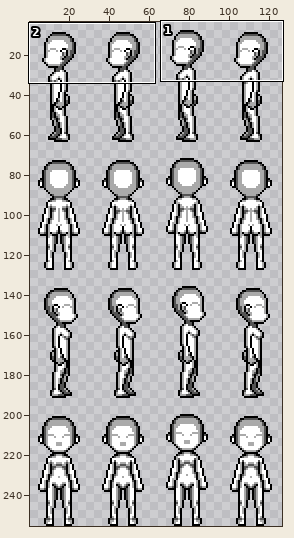
Two versions of one sprite sheet, Assets/Character/Female/AvThn/Body/Female_AvThn_Body_Idle.png. Above: a wide view before the commit, with the close-up outlined.
Close-up. Old version:
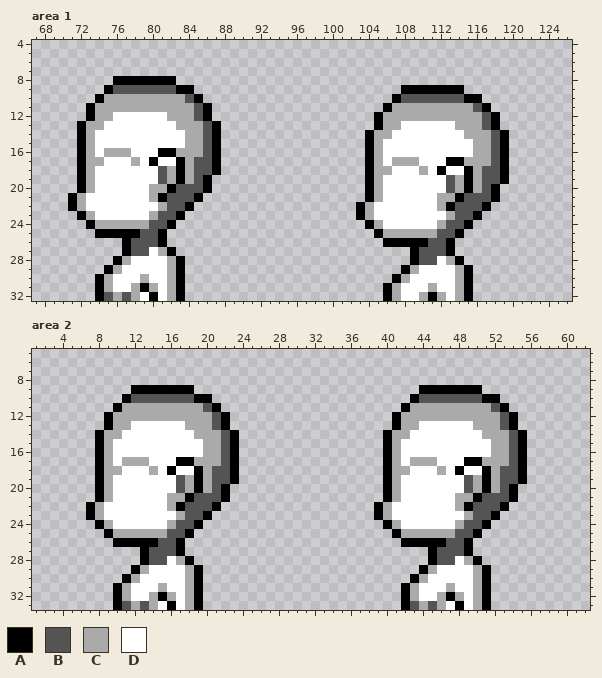
The file is 128x256 pixels. Shown: area 1: x 67..126, y 4..32; area 2: x 1..62, y 5..33. The wide view leaves out empty margins. The commit also changed other parts of the picture, which this record leaves out.
Palette (. is transparent): A #000000  B #545454  C #aaaaaa  D #ffffff
Pixels before, area 1, first column x 71:
 8 .....AAAAAAA.....................................
 9 ....ABBBBBBBAA.......................AAAAAAA.....
10 ...ACCCCCCCCCBA.....................ABBBBBBBAA...
11 ..ACCCCCCCCCCCBA...................ACCCCCCCCCBA..
12 ..ACCDDDDDDCCCBA..................ACCCCCCCCCCCBA.
13 .ACCDDDDDDDDCCCBA.................ACCDDDDDDCCCBA.
14 .ACDDDDDDDDDDCCBA................ACCDDDDDDDDCCCBA
15 .ACDDDDDDDDDDCCBA................ACDDDDDDDDDDCCBA
16 .ACDCCCDDDAACCCBA................ACDDDDDDDDDDCCBA
17 .ACCDDDCDADDACBBA................ACDCCCDDDAACCCBA
18 .ACDDDDDDDBCACBBA................ACCDDDCDADDACBBA
19 .ACDDDDDDDBCACBA.................ACDDDDDDDBCACBBA
20 .ACDDDDDDCCABBBA.................ACDDDDDDDBCACBA.
21 ACDDDDDDDCABBBA..................ACDDDDDDCCABBBA.
22 ACDDDDDDDDCBBA..................ACDDDDDDDCABBBA..
23 .ACDDDDDDCBBA...................ACDDDDDDDDCBBA...
24 ..ACCCCCCBBA.....................ACDDDDDDCBBA....
25 ...AAAAABBA.......................ACCCCCCBBA.....
26 ......ABBBA........................AAAAABBA......
27 ......ABBDCA..........................ABBBA......
28 .....ACDDDDCA.........................ABBDCA.....
29 ....ACDDDDDCA........................ACDDDDCA....
30 ...ACDDDCDDCA.......................ACDDDDDCA....
31 ...ACDDCACDCA......................ACDDDCDDCA....
32 ...ABCBCDADCA......................ACDDCACDCA....
Pixels before, area 2, first column x 7:
 9 .....AAAAAAA.........................AAAAAAA.....
10 ....ABBBBBBBAA......................ABBBBBBBAA...
11 ...ACCCCCCCCCBA....................ACCCCCCCCCBA..
12 ..ACCCCCCCCCCCBA..................ACCCCCCCCCCCBA.
13 ..ACCDDDDDDCCCBA..................ACCDDDDDDCCCBA.
14 .ACCDDDDDDDDCCCBA................ACCDDDDDDDDCCCBA
15 .ACDDDDDDDDDDCCBA................ACDDDDDDDDDDCCBA
16 .ACDDDDDDDDDDCCBA................ACDDDDDDDDDDCCBA
17 .ACDCCCDDDAACCCBA................ACDCCCDDDAACCCBA
18 .ACCDDDCDADDACBBA................ACCDDDCDADDACBBA
19 .ACDDDDDDDBCACBBA................ACDDDDDDDBCACBBA
20 .ACDDDDDDDBCACBA.................ACDDDDDDDBCACBA.
21 .ACDDDDDDCCABBBA.................ACDDDDDDCCABBBA.
22 ACDDDDDDDCABBBA.................ACDDDDDDDCABBBA..
23 ACDDDDDDDDCBBA..................ACDDDDDDDDCBBA...
24 .ACDDDDDDCBBA....................ACDDDDDDCBBA....
25 ..ACCCCCCBBA......................ACCCCCCBBA.....
26 ...AAAAABBA........................AAAAABBA......
27 ......ABBBA...........................ABBBA......
28 ......ABBDCA..........................ABBDCA.....
29 .....ACDDDDCA........................ACDDDDCA....
30 ....ACDDDDDCA.......................ACDDDDDCA....
31 ...ACDDDCDDCA......................ACDDDCDDCA....
32 ...ACDDCACDCA......................ACDDCACDCA....
33 ...ABCBCDADCA......................ABCBCDADCA....
After the commit:
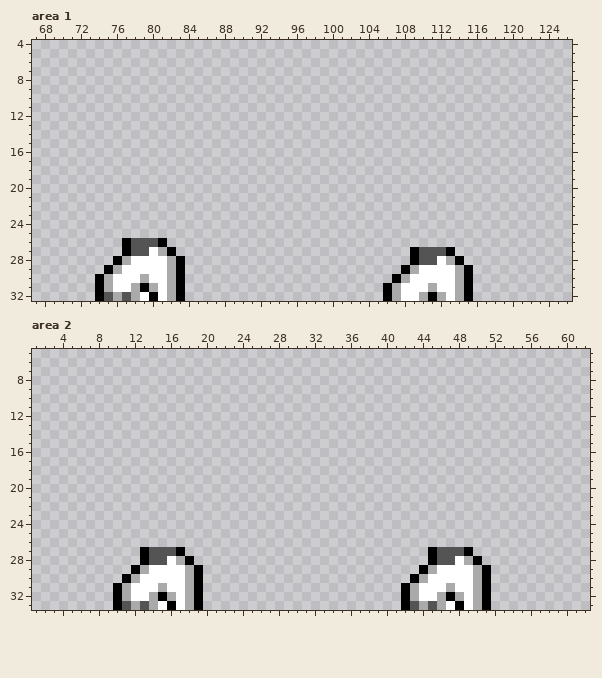
The edit:
Changed rows in their new state; - is an unchanged pixel.
Area 1:
first column x 71:
 8 -----.......-------------------------------------
 9 ----..........-----------------------.......-----
10 ---............---------------------..........---
11 --..............-------------------............--
12 --..............------------------..............-
13 -................-----------------..............-
14 -................----------------................
15 -................----------------................
16 -................----------------................
17 -................----------------................
18 -................----------------................
19 -...............-----------------................
20 -...............-----------------...............-
21 ...............------------------...............-
22 ..............------------------...............--
23 -............-------------------..............---
24 --..........---------------------............----
25 ---........-----------------------..........-----
26 -----------------------------------........------
Area 2:
first column x 7:
 9 -----.......-------------------------.......-----
10 ----..........----------------------..........---
11 ---............--------------------............--
12 --..............------------------..............-
13 --..............------------------..............-
14 -................----------------................
15 -................----------------................
16 -................----------------................
17 -................----------------................
18 -................----------------................
19 -................----------------................
20 -...............-----------------...............-
21 -...............-----------------...............-
22 ...............-----------------...............--
23 ..............------------------..............---
24 -............--------------------............----
25 --..........----------------------..........-----
26 ---........------------------------........------
